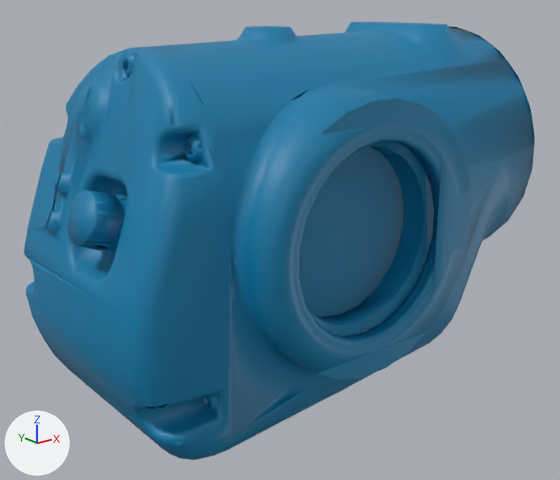
Before and after pictures for a commit that changed the COLLADA model motoman_gp4_support/meshes/gp4/collision/link_3_u.dae.
Camera for both pictures: a camera (50 mm lens) standing at (-0.172, -0.222, 0.075) and looking at (0.01, 0.005, -0.016). The axes (+X, +Y, +Z) are drawn at lower left. The lights are the same throughout. Where no turn or scale is listed for an object, it has been applied to the vertices.

Objects in the first picture: 'mesh_shell_11__LOD_0_.003'.
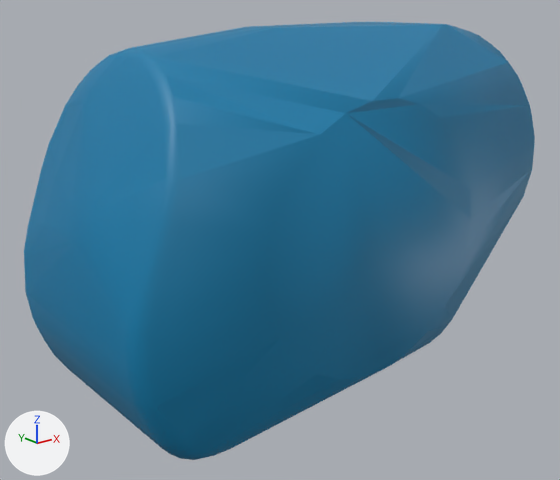
Pixel boxes [x1, y1, x2, y2] of what changed, in the pictures (560 x 480 px):
part 1 of me_polygons_004, deleted (blue)
    before: [24, 22, 534, 453]

What changed in the scene script:
```text
Change me_polygons_004:
    used by ob_mesh_shell_11__lod_0__003; location = (0.0, 0.0, -0.59)
    remove me_polygons_004.from_pydata(...)  # 3503 vertices, 6855 faces; spans x -0.081..0.113, y -0.057..0.071, z 0.523..0.655
    add me_polygons_004.from_pydata(...)  # 410 vertices, 816 faces; spans x -0.081..0.113, y -0.057..0.071, z 0.523..0.655
    me_polygons_004 part 1: 3093 vertices removed from x -0.081..0.111, y -0.057..0.069, z 0.524..0.655
```
